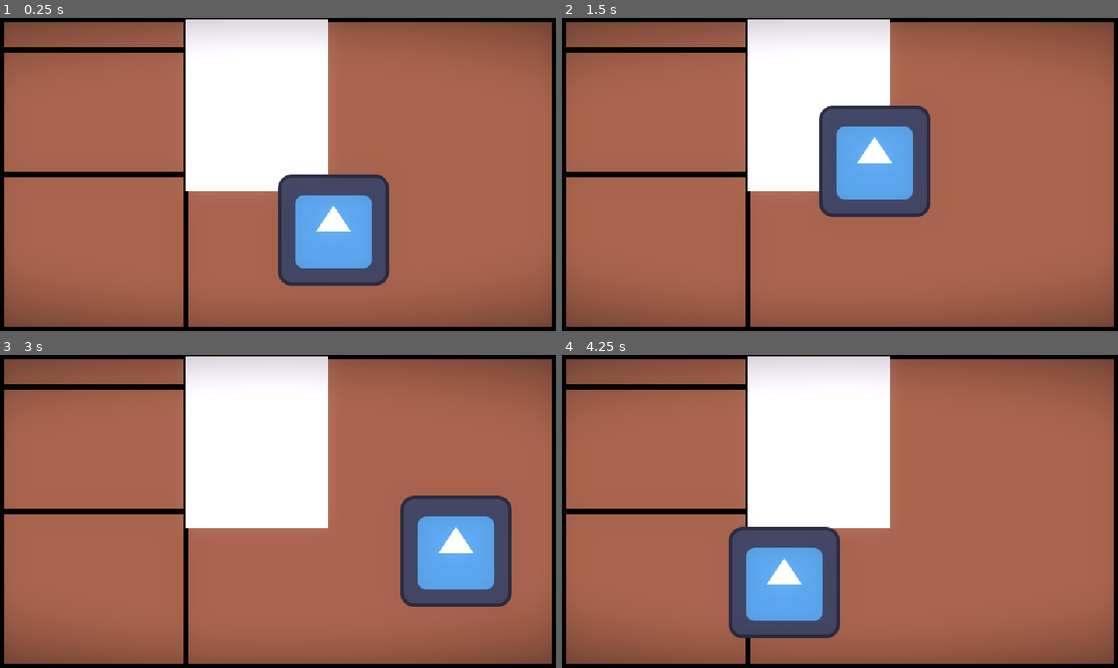
Above: before the commit, frames 1-4 (two rows, left to right).
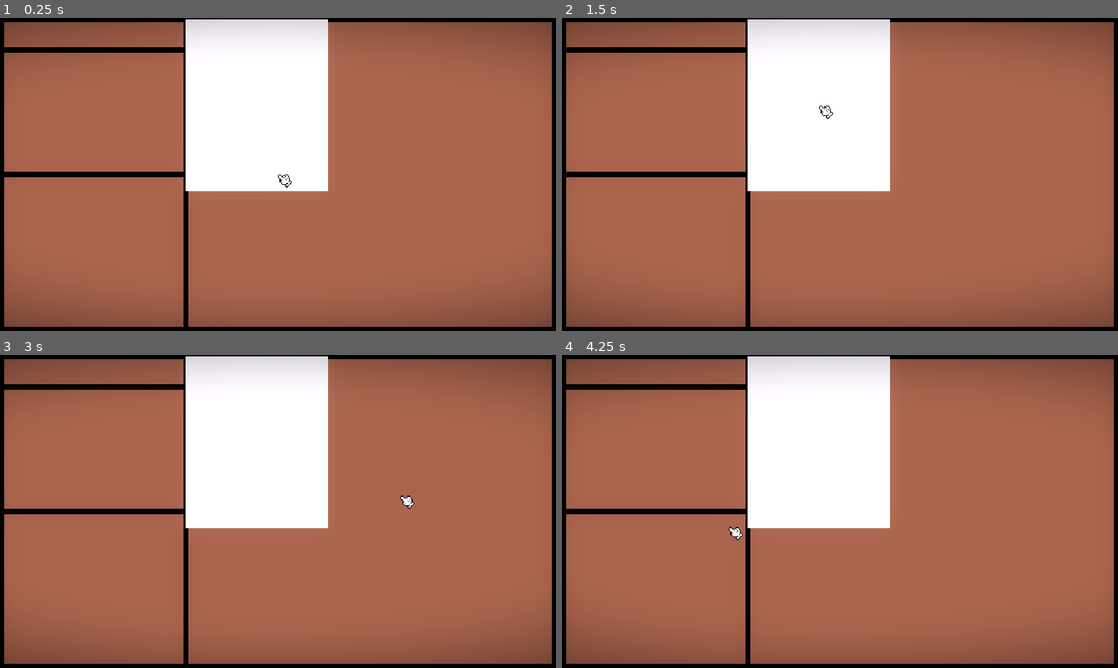
Above: after the commit, the same moments.

Repository: AdamRusv/poison-game
Game: Godot game, scene res://1_Scenes/0_Screens/gameplay.tscn
Two runs of this game, one before a commit and one after it. Both use one fixed random seed, a clock stepped at 60 frames per second and the inputs below. The engine's default icon, where the game draws it, is replaced by a stand-in: a white triangle on a blue panel in a dark square.
Inputs (mouse positions are in pixels of both pictures, inside the frame that each line leads up to):
- Up to frame 1 (0.25 s): no input
- Up to frame 2 (1.5 s): click (817, 105) at 0.52 s; click (817, 105) at 1.27 s
- Up to frame 3 (3 s): click (255, 442) at 2.02 s; tap Enter at 2.75 s; move the mouse to (400, 495) at 2.77 s; click (400, 495) at 2.85 s
- Up to frame 4 (4.25 s): tap Space at 3.5 s; move the mouse to (728, 527) at 3.52 s; click (728, 527) at 3.6 s

The runs differ from the first frame. In frame 1, 7.0% of the frame differs, in the area x 50-70%, y 50-86%; in frame 2, 6.8%; in frame 3, 7.0%; in frame 4, 7.0%, in the area x 30-50%, y 54-91%.

Commit message:
custom cursor added

Diff:
--- a/1_Scenes/0_Screens/overlay.tscn
+++ b/1_Scenes/0_Screens/overlay.tscn
@@ -1,18 +1,25 @@
 [gd_scene format=3 uid="uid://sp4m3qieichu"]
 
 [ext_resource type="Script" uid="uid://cukm107wdraq2" path="res://2_Scripts/2_Independent/cursor manager.gd" id="1_ncivp"]
-[ext_resource type="Texture2D" uid="uid://dles5edvcuuvr" path="res://0_Art/icon.svg" id="2_i53fj"]
+[ext_resource type="Texture2D" uid="uid://pid10cr8mcuy" path="res://0_Art/2_PNGs/cursor-Sheet.png" id="2_i53fj"]
 [ext_resource type="Material" uid="uid://t1e6kib2odfk" path="res://4_Shaders/1_Materials/ppf.tres" id="2_uy6oh"]
 
 [sub_resource type="AtlasTexture" id="AtlasTexture_tbbhu"]
 atlas = ExtResource("2_i53fj")
-region = Rect2(0, 0, 128, 128)
+region = Rect2(0, 0, 32, 32)
+
+[sub_resource type="AtlasTexture" id="AtlasTexture_3unbd"]
+atlas = ExtResource("2_i53fj")
+region = Rect2(32, 0, 32, 32)
 
 [sub_resource type="SpriteFrames" id="SpriteFrames_appy1"]
 animations = [{
 "frames": [{
 "duration": 1.0,
 "texture": SubResource("AtlasTexture_tbbhu")
+}, {
+"duration": 1.0,
+"texture": SubResource("AtlasTexture_3unbd")
 }],
 "loop": 1,
 "name": &"default",
@@ -42,7 +49,7 @@
 imageNode = NodePath("AnimatedSprite2D")
 
 [node name="AnimatedSprite2D" type="AnimatedSprite2D" parent="CanvasLayer/Cursor" unique_id=1329314917]
-position = Vector2(64, 64)
+position = Vector2(14, 14)
 sprite_frames = SubResource("SpriteFrames_appy1")
 
 [node name="CanvasLayer2" type="CanvasLayer" parent="." unique_id=1263083811]
Binary file added: 0_Art/0_Aseprite (.ase)/cursor.aseprite
Binary file added: 0_Art/2_PNGs/cursor-Sheet.png
Not shown, added: 0_Art/2_PNGs/cursor-Sheet.png.import
